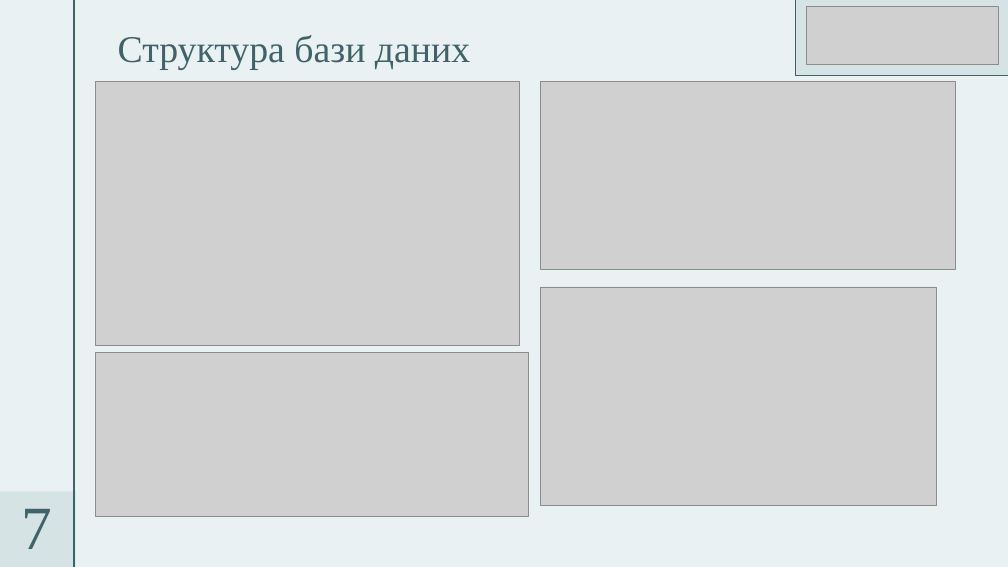
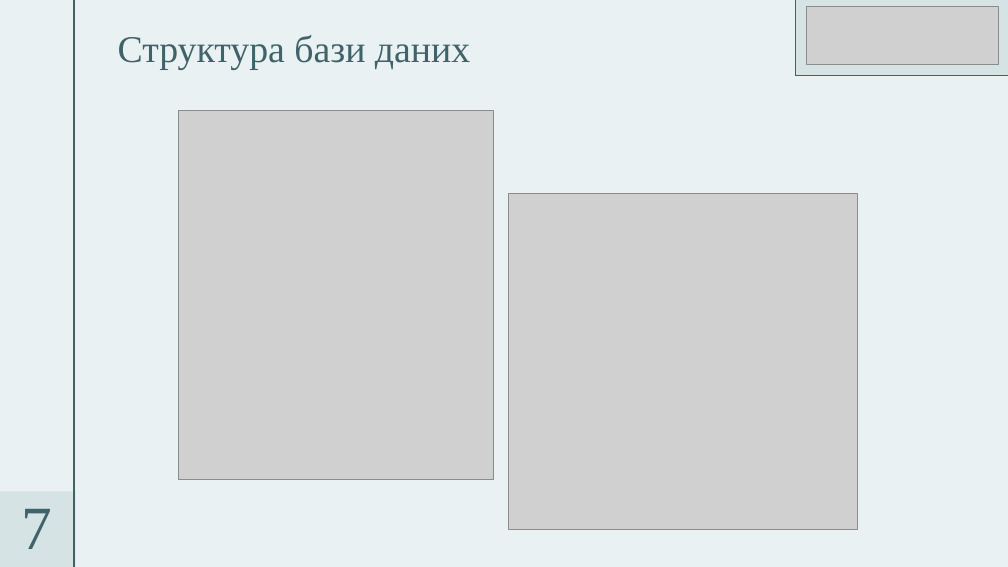
Before and after one commit to Maksim-Deshkov/vinyl-crm-diploma, a slide deck: slide 7 of Презентація Диплом.pptx. Drawn at 1008x567 pixels with LibreOffice and Linux fonts; fonts in the diff are those of the drawing; grey boxes stand for pictures. Boxes give left, top, right and bottom in pixels: in the first picture for what was removed or moved away, otherwise in the second. Text is boxed around its words. In the diff, an @@ line names an element or a change of style, - is before the commit and + after.

```diff
--- a/Презентація Диплом.pptx
+++ b/Презентація Диплом.pptx
@@ picture removed at [96, 81, 520, 346] @@
@@ picture removed at [541, 81, 955, 269] @@
@@ picture added at [178, 110, 494, 480] @@
@@ picture: place and size @@
-picture at [541, 287, 937, 507]
+picture at [508, 194, 858, 529]
@@ picture removed at [96, 352, 529, 516] @@
```
Also in this commit, not shown: 11 other slides changed, 3 slides added, 1 other file.
